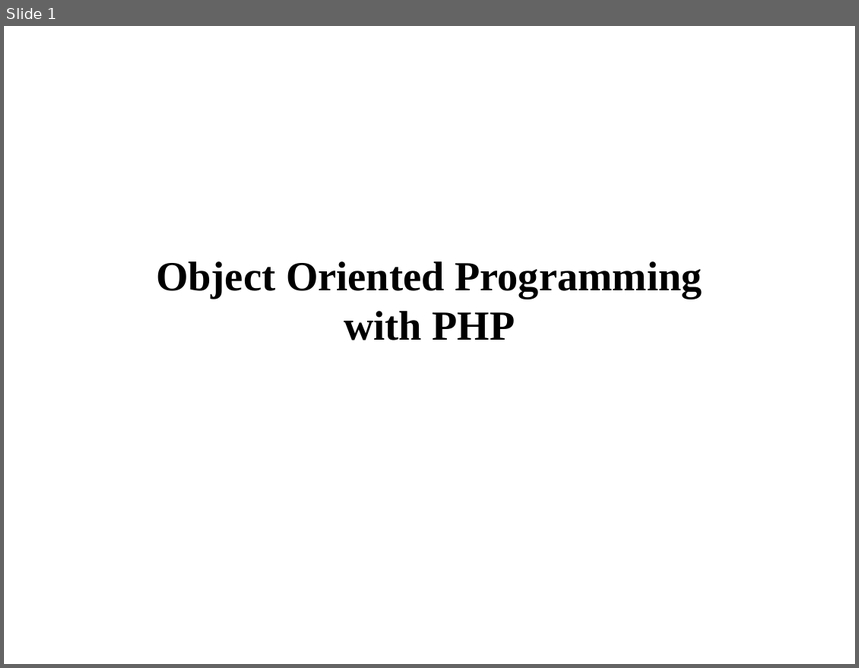
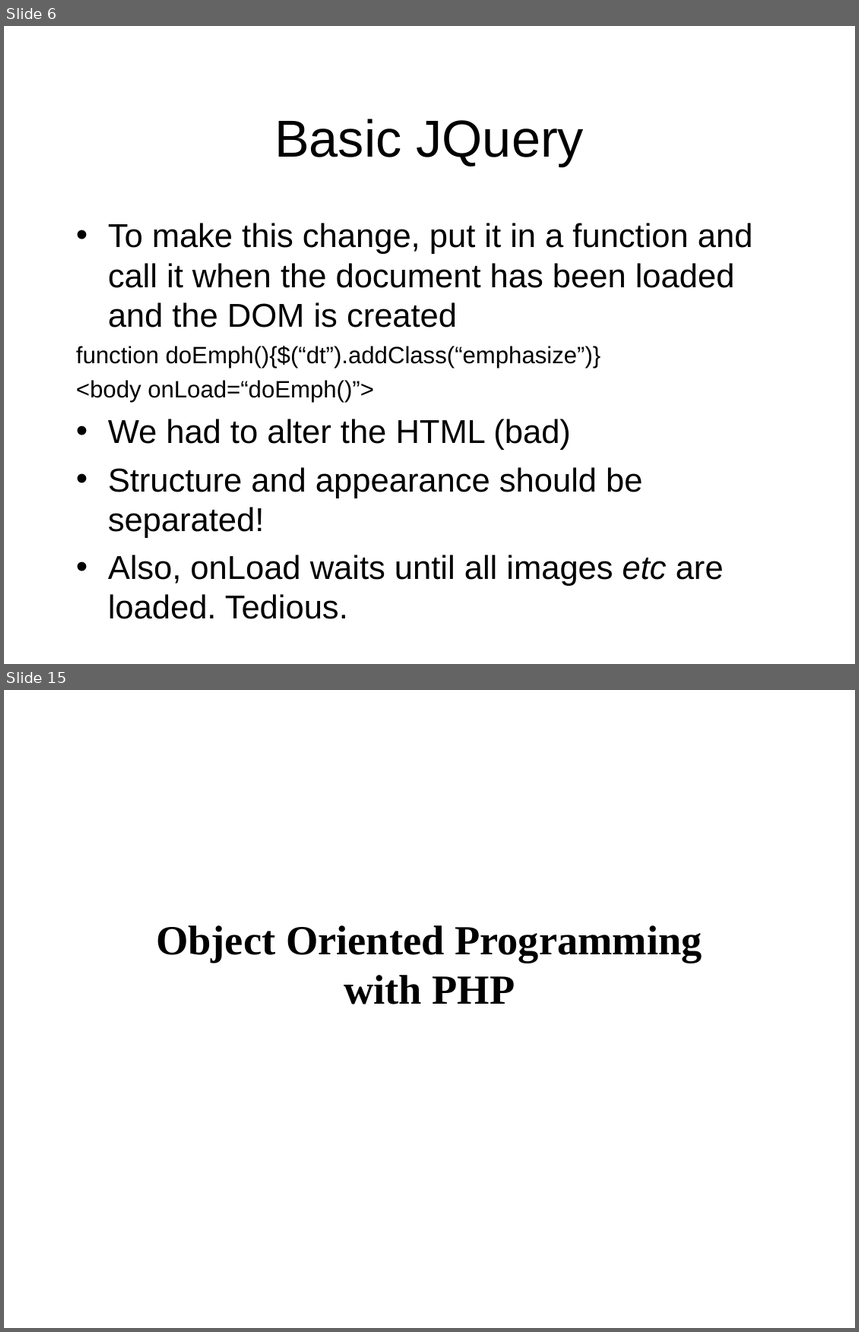
Before and after one commit to venerguevarra/php-workshop, a slide deck: presentation-deck/php.ppt. Shown one above the other, each under a label of ours: slide 1 before the commit, slides 6 and 15 after it; the slides between them are not shown. The pictures are 859x668 and 859x1332 pixels, drawn with LibreOffice and Linux fonts; fonts in the diff are those of the drawing. Boxes give left, top, right and bottom in pixels: in the first picture for what was removed or moved away, otherwise in the second. Text is boxed around its words. In the diff, an @@ line names an element or a change of style, - is before the commit and + after.

```diff
--- a/presentation-deck/php.ppt
+++ b/presentation-deck/php.ppt
@@ slide 6 added at <box>4,26,855,664</box>, background #FFFFFF @@
@@ text added at <box>275,119,584,166</box>, 44 pt, text #000000 @@
+Basic JQuery
@@ text added at <box>76,223,753,586</box>, 28 pt, text #000000 @@
+• To make this change, put it in a function and call it when the document has been loaded and the DOM is created
+function doEmph(){$(“dt”).addClass(“emphasize”)}
+<body onLoad=“doEmph()”>
+• We had to alter the HTML (bad)
+• Structure and appearance should be separated!
+• Also, onLoad waits until all images etc are loaded. Tedious.
@@ what was slide 1 is now slide 15 @@
```
Also in this commit, not shown: 13 other slides added, 1 other file.
